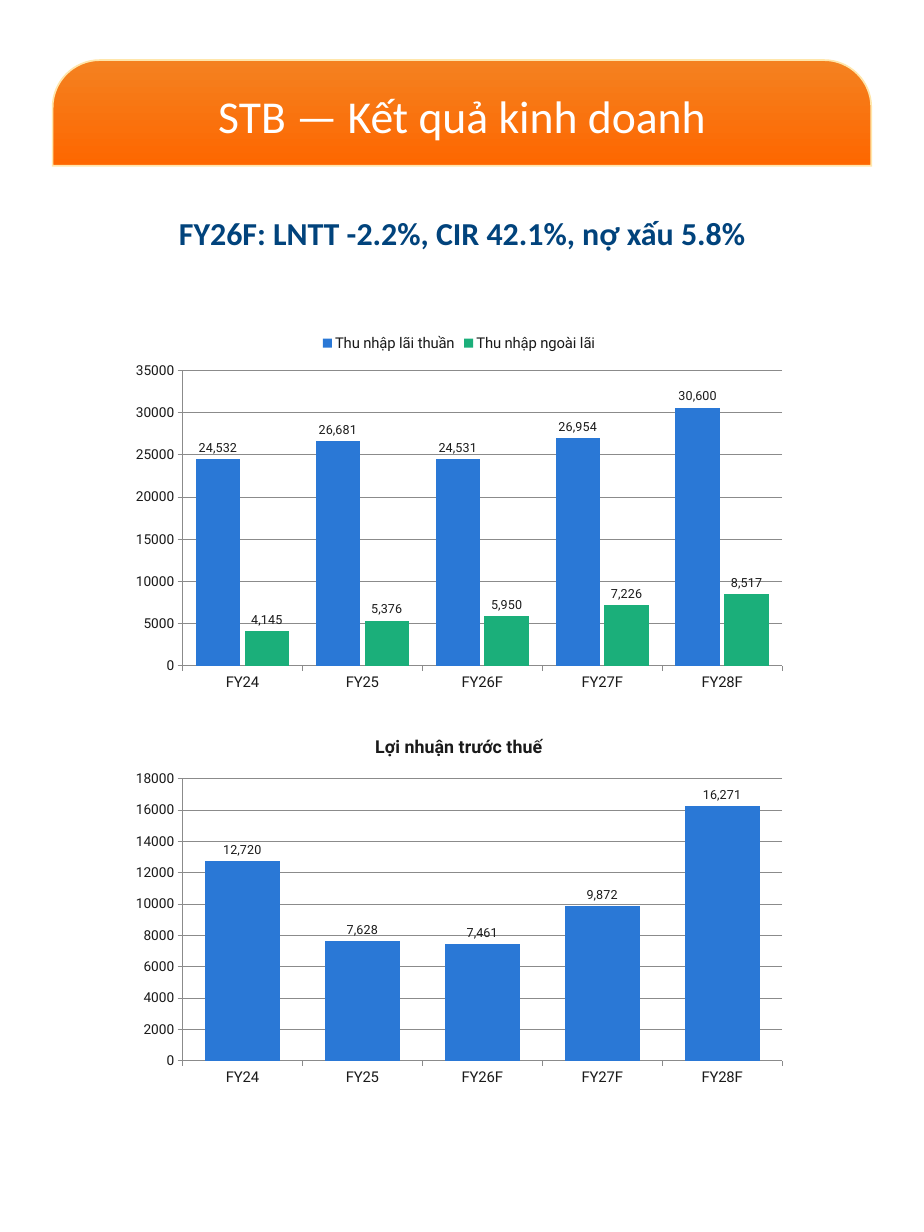
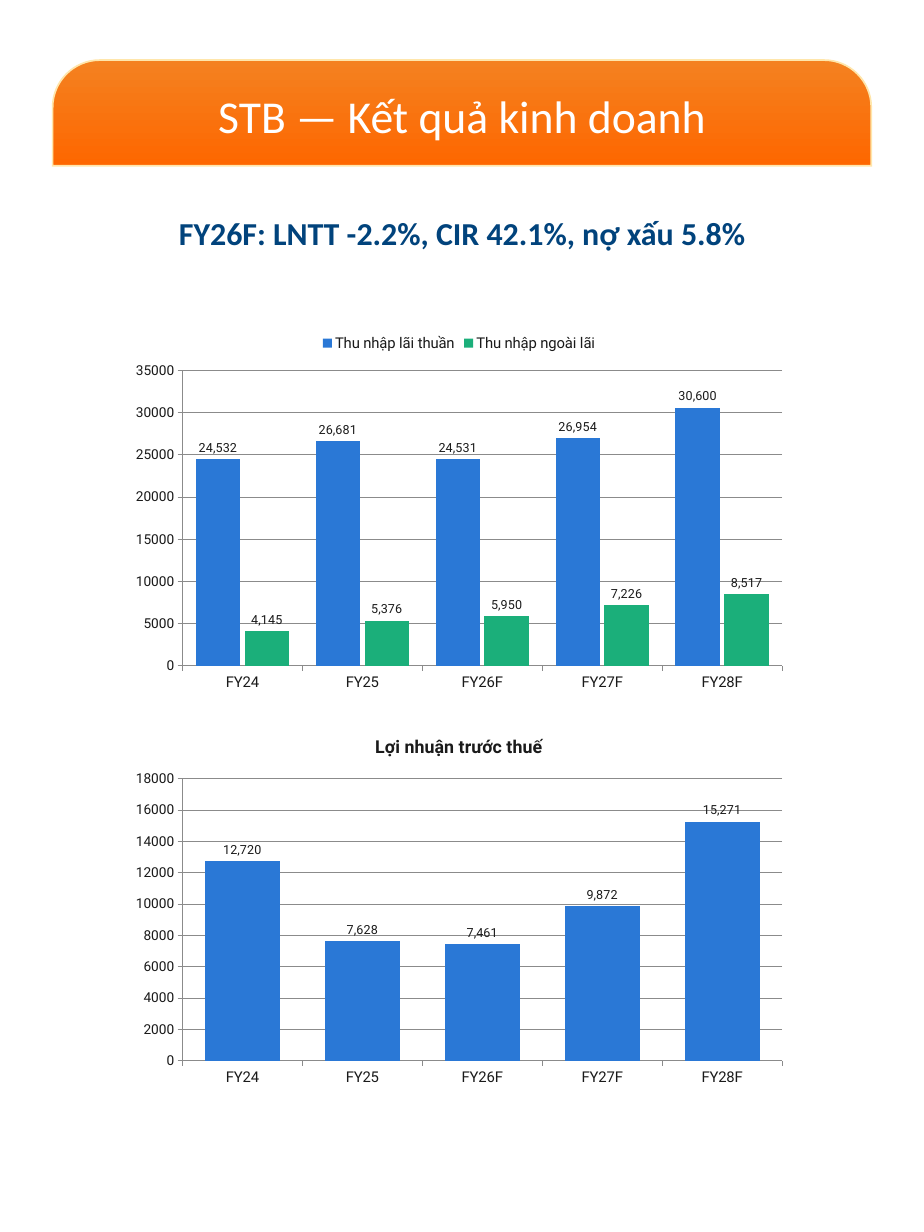
Before and after one commit to datquanton/verbose-guide, a slide deck: slide 8 of MASVN_Mobile_Report_STB_FPT_2Q26_EN_VN.pptx. Drawn at 924x1232 pixels with LibreOffice and Linux fonts; fonts in the diff are those of the drawing; background and template pictures are left out. Boxes give left, top, right and bottom in pixels: in the first picture for what was removed or moved away, otherwise in the second. Text is boxed around its words. In the diff, an @@ line names an element or a change of style, - is before the commit and + after.

```diff
--- a/MASVN_Mobile_Report_STB_FPT_2Q26_EN_VN.pptx
+++ b/MASVN_Mobile_Report_STB_FPT_2Q26_EN_VN.pptx
@@ column chart at (x1=122, y1=720, x2=796, y2=1094) @@
@@ Lợi nhuận trước thuế, FY28F: 16271 to 15271 @@
```
Also in this commit, not shown: 7 other slides changed, 13 other files.
